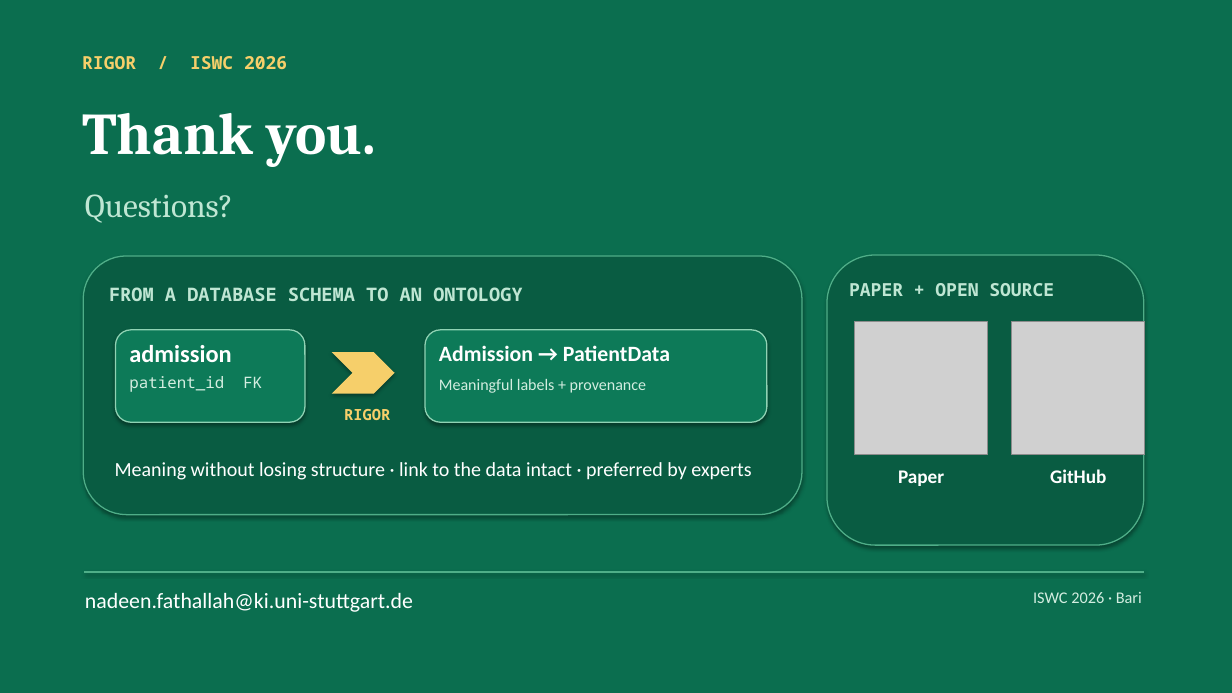
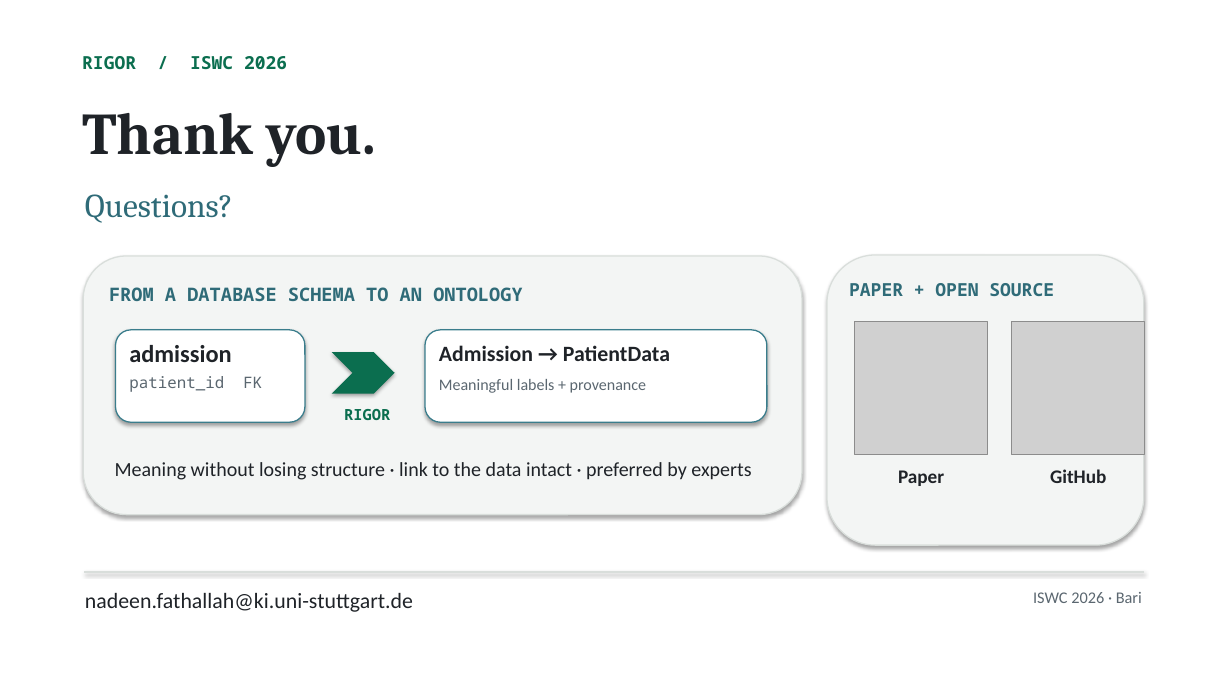
Before and after one commit to NadeenAhmad/rigor_private, a slide deck: slide 23 of presentation/RIGOR_ISWC2026.pptx. Drawn at 1232x693 pixels with LibreOffice and Linux fonts; fonts in the diff are those of the drawing; grey boxes stand for pictures. Boxes give left, top, right and bottom in pixels: in the first picture for what was removed or moved away, otherwise in the second. Text is boxed around its words. In the diff, an @@ line names an element or a change of style, - is before the commit and + after.

```diff
--- a/presentation/RIGOR_ISWC2026.pptx
+++ b/presentation/RIGOR_ISWC2026.pptx
@@ background #0B6E4F to #FFFFFF @@
@@ text "RIGOR / ISWC 2026" at [82, 56, 287, 70]: text colour #F6CF6A to #0B6E4F @@
@@ rounded rectangle at [83, 256, 802, 515]: fill #095C42 to #F3F5F4; outline #4FAE88 1 pt to #D9DEDB 1 pt @@
@@ rounded rectangle at [827, 255, 1144, 545]: fill #095C42 to #F3F5F4; outline #4FAE88 1 pt to #D9DEDB 1 pt @@
@@ text colour #BFE6D3 to #2F6B78 in 3 elements at [85, 194, 233, 223], [109, 287, 522, 301], [849, 283, 1054, 296] @@
@@ rounded rectangle at [116, 330, 305, 422]: fill #0D7A58 to #FFFFFF; outline #8FD3B4 1 pt to #3A7D8C 1 pt @@
@@ chevron at [332, 352, 395, 394]: fill #F6CF6A to #0B6E4F @@
@@ rounded rectangle at [425, 330, 767, 422]: fill #0D7A58 to #FFFFFF; outline #8FD3B4 1 pt to #3A7D8C 1 pt @@
@@ text "RIGOR" at [344, 409, 390, 420]: text colour #F6CF6A to #0B6E4F @@
@@ line (84, 572) - (1144, 572): stroke #4FAE88 1 pt to #D9DEDB 1 pt @@
@@ text colour #FFFFFF to #1F2328 in 7 elements at [82, 113, 376, 167], [129, 345, 231, 362], [439, 345, 670, 361], [115, 462, 751, 480], [898, 470, 944, 486], [1050, 469, 1106, 483], [85, 593, 413, 612] @@
@@ text colour #D3EDE0 to #5B6770 in 3 elements at [129, 376, 262, 392], [439, 379, 646, 393], [1033, 592, 1142, 603] @@
```
Also in this commit, not shown: 15 other slides changed, 8 other files.
